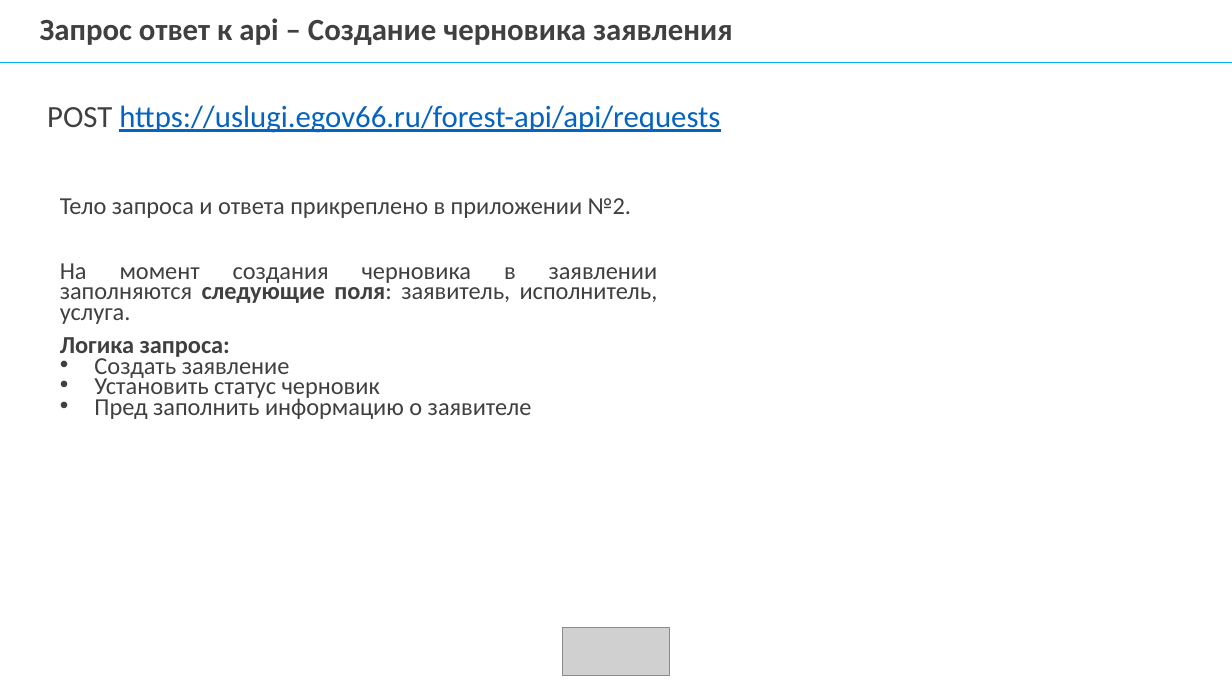
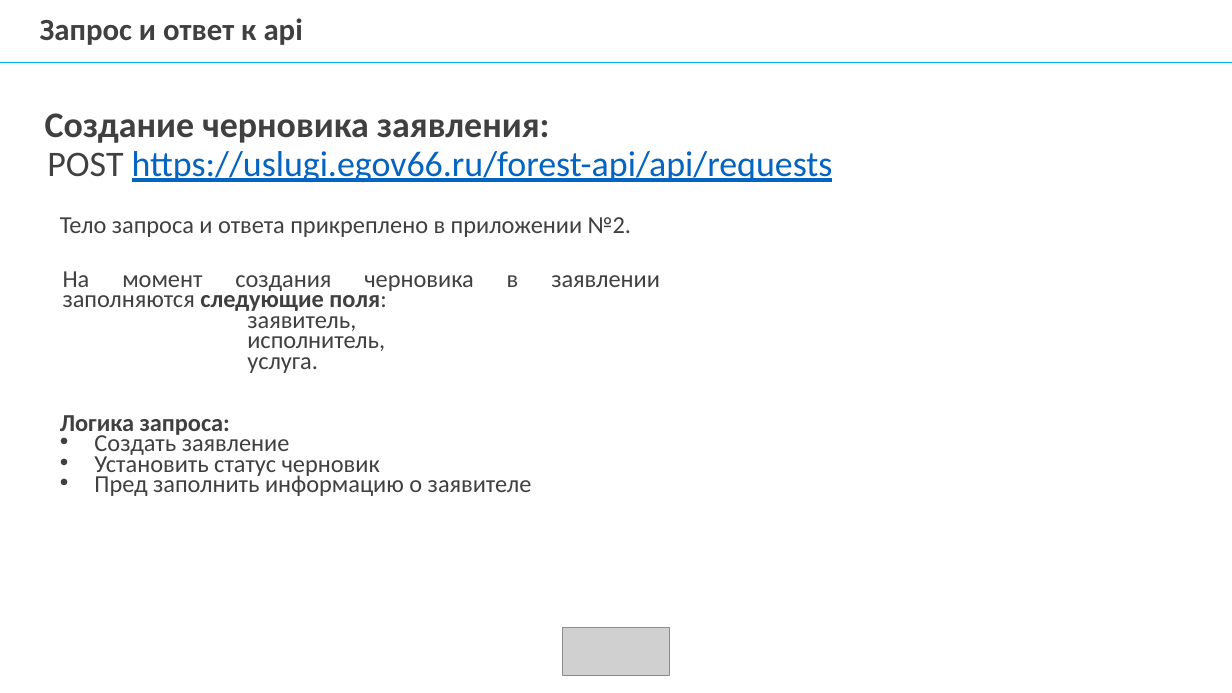
Before and after one commit to mcdodik20008/docs, a slide deck: slide 11 of Презентация диплома.pptx. Drawn at 1232x693 pixels with LibreOffice and Linux fonts; fonts in the diff are those of the drawing; grey boxes stand for pictures; background and template pictures are left out. Boxes give left, top, right and bottom in pixels: in the first picture for what was removed or moved away, otherwise in the second. Text is boxed around its words. In the diff, an @@ line names an element or a change of style, - is before the commit and + after.

```diff
--- a/Презентация диплома.pptx
+++ b/Презентация диплома.pptx
@@ text at [40, 18, 303, 45]: text changed; text colour #404040 to #646464 @@
-Запрос ответ к api – Создание черновика заявления
+Запрос и ответ к api
@@ text at [45, 113, 550, 143]: paragraph added @@
+Создание черновика заявления:
@@ text at [47, 151, 833, 182]: size 24 to 28 pt in "POST https://uslugi.egov66.ru/forest-api/api/requests"; text colour #404040 to #646464 in "POST"; line spacing 0.7 to 0.9 @@
@@ text "Тело запроса и ответа прикреплено ...": place and size @@
-text "Тело запроса и ответа прикреплено ..." at [60, 198, 631, 218]
+text "Тело запроса и ответа прикреплено ..." at [60, 217, 631, 237]
@@ text "Тело запроса и ответа прикреплено ..." at [60, 217, 631, 237]: text colour #404040 to #646464 @@
@@ text at [63, 271, 474, 373]: text changed; text colour #404040 to #646464 @@
-На момент создания черновика в заявлении заполняются следующие поля: заявитель, исполнитель, услуга.
+На момент создания черновика в заявлении заполняются следующие поля:
+заявитель,
+исполнитель,
+услуга.
@@ text "Логика запроса:" at [60, 415, 532, 496]: text colour #404040 to #646464 @@
@@ text "Логика запроса:": place and size @@
-text "Логика запроса:" at [60, 337, 532, 419]
+text "Логика запроса:" at [60, 415, 532, 496]
```
Also in this commit, not shown: 17 other slides changed, 2 other files.
